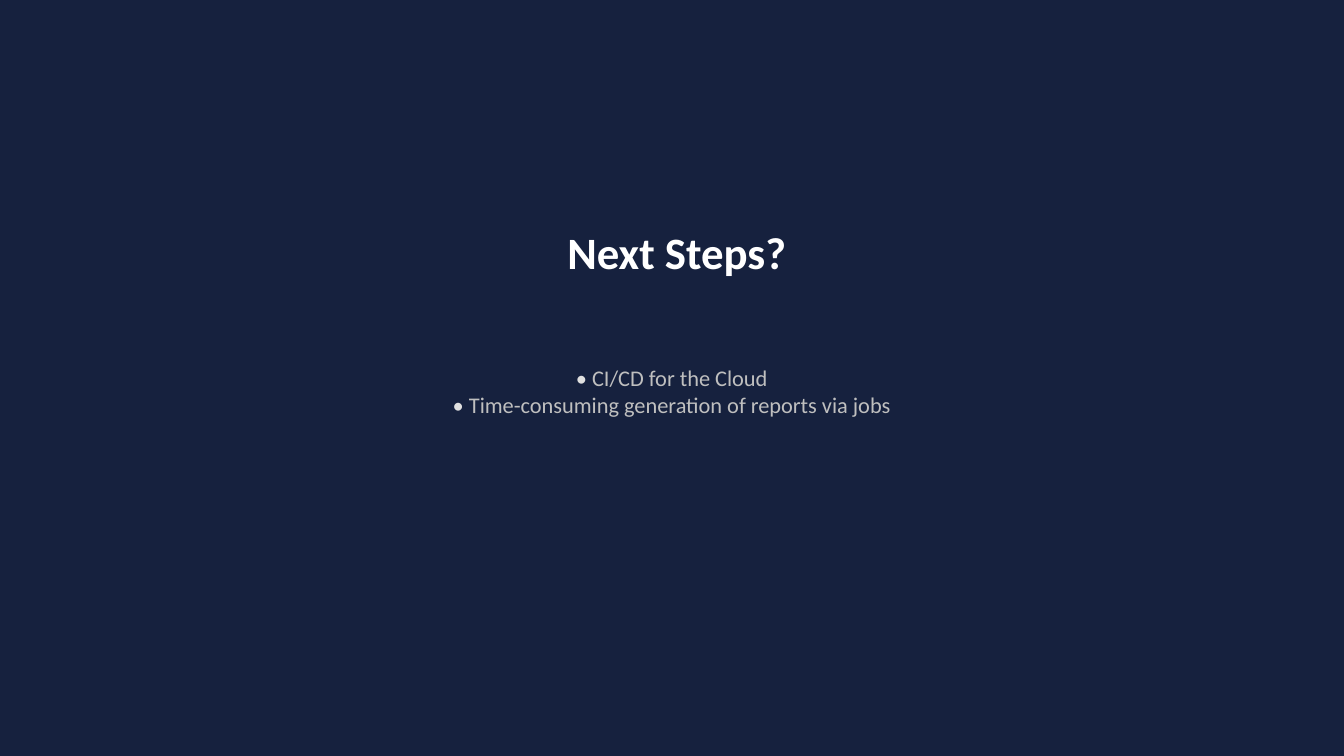
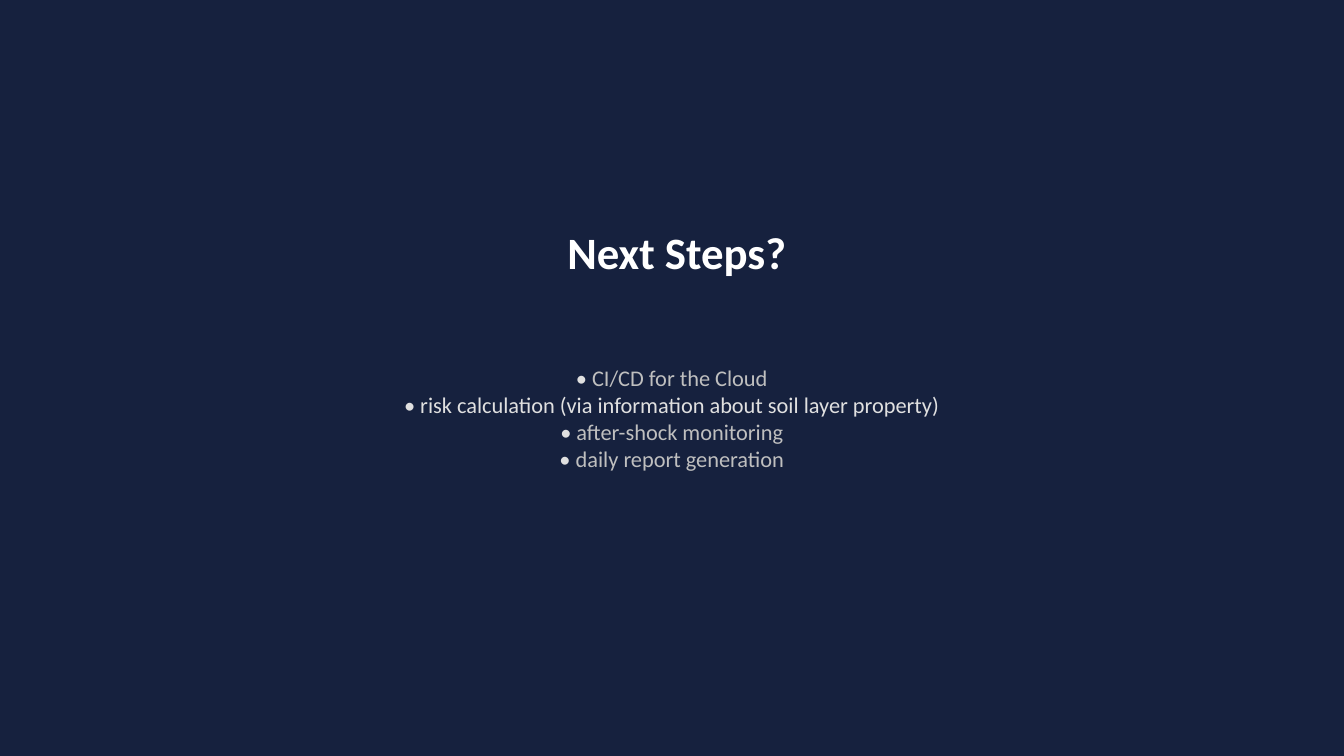
Before and after one commit to humanexamples/Earthquake_Monitor, a slide deck: slide 8 of _documentation/Earthquake_Monitor_Presentation.pptx. Drawn at 1344x756 pixels with LibreOffice and Linux fonts; fonts in the diff are those of the drawing. Boxes give left, top, right and bottom in pixels: in the first picture for what was removed or moved away, otherwise in the second. Text is boxed around its words. In the diff, an @@ line names an element or a change of style, - is before the commit and + after.

Commit message:
presentation

```diff
--- a/_documentation/Earthquake_Monitor_Presentation.pptx
+++ b/_documentation/Earthquake_Monitor_Presentation.pptx
@@ text at [420,397,939,471]: text changed; text colour #BFBFBF to #E0E0E0 @@
-• Time-consuming generation of reports via jobs
+• risk calculation (via information about soil layer property)
+• after-shock monitoring
+• daily report generation
```
Also in this commit, not shown: 1 other slide changed, 1 slide added, 1 slide removed, 32 other files.
